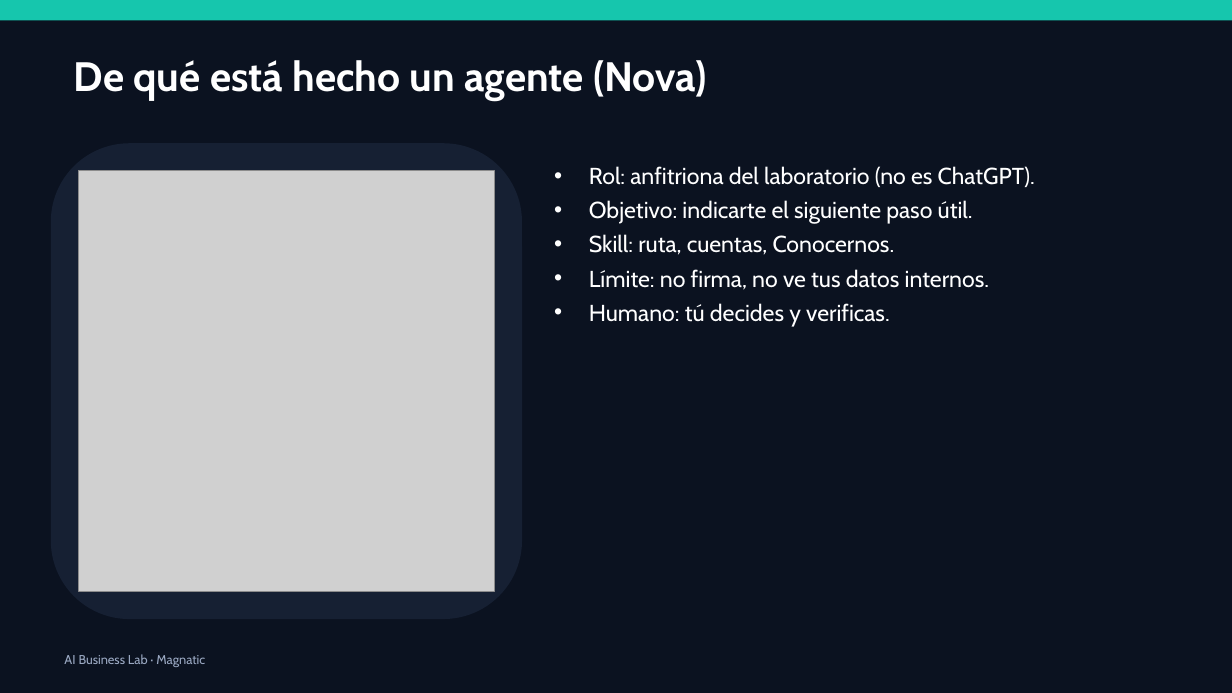
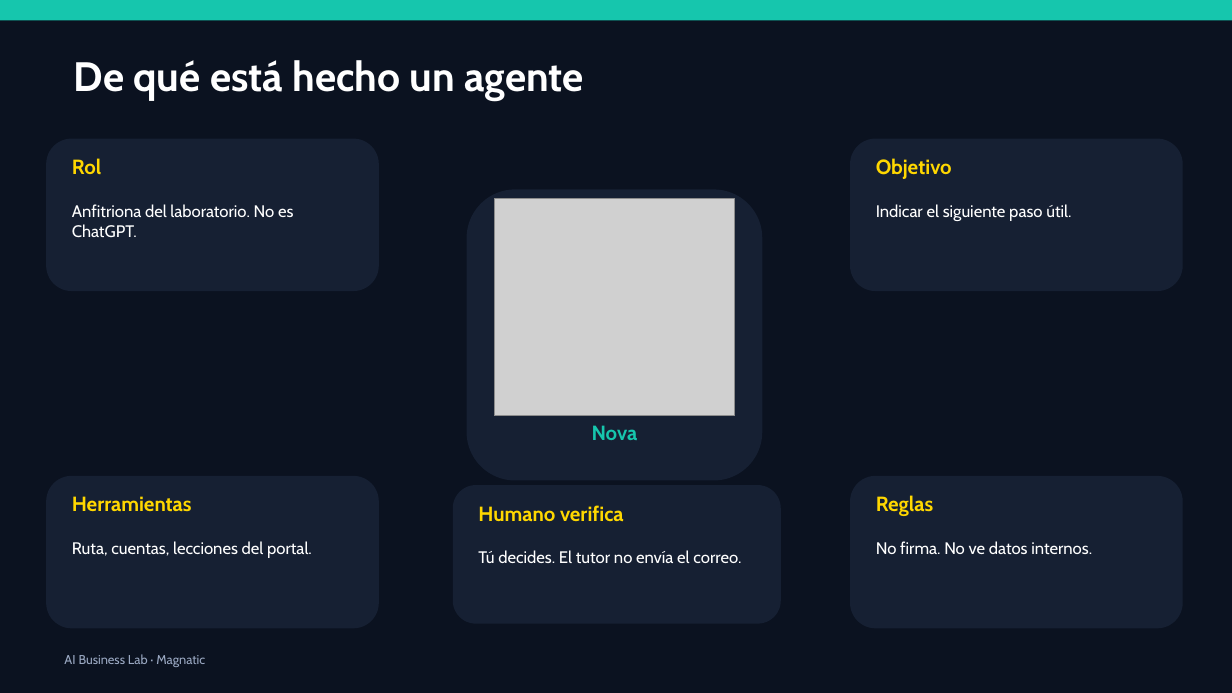
Before and after one commit to xander0408/CURSOS, a slide deck: slide 25 of AI-Business-Lab-Presentacion.pptx. Drawn at 1232x693 pixels with LibreOffice and Linux fonts; fonts in the diff are those of the drawing; grey boxes stand for pictures. Boxes give left, top, right and bottom in pixels: in the first picture for what was removed or moved away, otherwise in the second. Text is boxed around its words. In the diff, an @@ line names an element or a change of style, - is before the commit and + after.

```diff
--- a/AI-Business-Lab-Presentacion.pptx
+++ b/AI-Business-Lab-Presentacion.pptx
@@ text at [74, 60, 584, 101]: text changed @@
-De qué está hecho un agente (Nova)
+De qué está hecho un agente
@@ rounded rectangle added at [46, 139, 379, 291], fill #162033 @@
@@ rounded rectangle removed at [51, 143, 522, 619] @@
@@ rounded rectangle added at [850, 139, 1183, 291], fill #162033 @@
@@ text added at [72, 158, 101, 174], 16 pt, text #FFD700, bold @@
+Rol
@@ text removed at [589, 166, 1035, 327] @@
-• Rol: anfitriona del laboratorio (no es ChatGPT).
-• Objetivo: indicarte el siguiente paso útil.
-• Skill: ruta, cuentas, Conocernos.
-• Límite: no firma, no ve tus datos internos.
-• Humano: tú decides y verificas.
@@ text added at [876, 158, 952, 179], 16 pt, text #FFD700, bold @@
+Objetivo
@@ text added at [72, 204, 293, 238], 13 pt, text #FFFFFF @@
+Anfitriona del laboratorio. No es ChatGPT.
@@ rounded rectangle added at [467, 189, 762, 481], fill #162033 @@
@@ picture: place and size @@
-picture at [79, 171, 494, 592]
+picture at [494, 199, 735, 416]
@@ text added at [876, 204, 1071, 221], 13 pt, text #FFFFFF @@
+Indicar el siguiente paso útil.
@@ text added at [592, 425, 638, 440], 16 pt, text #16C6AD, bold @@
+Nova
@@ rounded rectangle added at [46, 476, 379, 628], fill #162033 @@
@@ rounded rectangle added at [850, 476, 1183, 628], fill #162033 @@
@@ text added at [72, 496, 192, 512], 16 pt, text #FFD700, bold @@
+Herramientas
@@ rounded rectangle added at [453, 485, 781, 624], fill #162033 @@
@@ text added at [478, 505, 624, 522], 16 pt, text #FFD700, bold @@
+Humano verifica
@@ text added at [876, 495, 933, 516], 16 pt, text #FFD700, bold @@
+Reglas
@@ text added at [72, 541, 312, 558], 13 pt, text #FFFFFF @@
+Ruta, cuentas, lecciones del portal.
@@ text added at [478, 550, 741, 563], 13 pt, text #FFFFFF @@
+Tú decides. El tutor no envía el correo.
@@ text added at [876, 541, 1092, 554], 13 pt, text #FFFFFF @@
+No firma. No ve datos internos.
```
Also in this commit, not shown: 1 other slide changed, 9 slides added, 6 slides removed, 1 other file.
